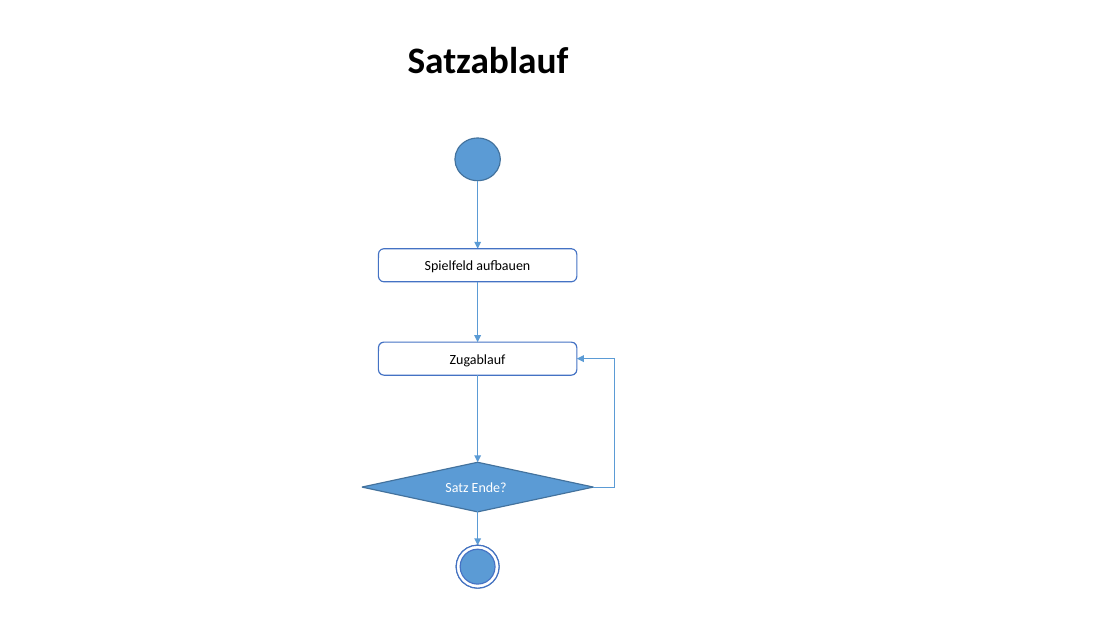
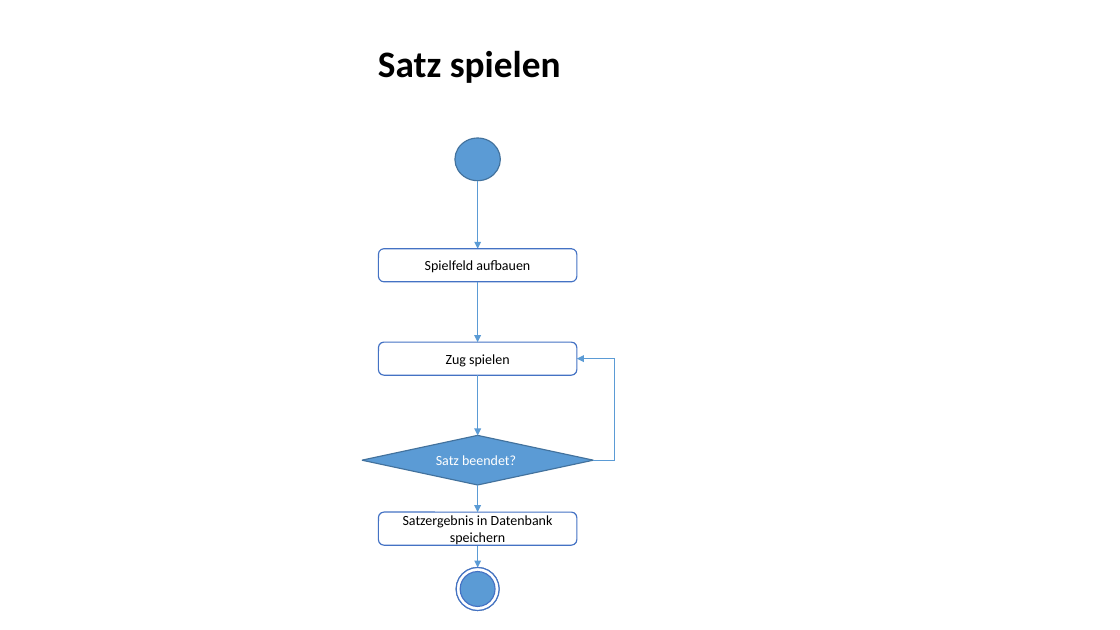
Before and after one commit to AlexanderKern/4Gewinnt, a slide deck: slide 3 of Assets/Aktivitaetsdiagramme.pptx. Drawn at 1120x630 pixels with LibreOffice and Linux fonts; fonts in the diff are those of the drawing. Boxes give left, top, right and bottom in pixels: in the first picture for what was removed or moved away, otherwise in the second. Text is boxed around its words. In the diff, an @@ line names an element or a change of style, - is before the commit and + after.

```diff
--- a/Assets/Aktivitaetsdiagramme.pptx
+++ b/Assets/Aktivitaetsdiagramme.pptx
@@ text at (378, 50, 561, 83): text changed @@
-Satzablauf
+Satz spielen
@@ text in rounded rectangle at (446, 354, 509, 367): text changed @@
-Zugablauf
+Zug spielen
@@ elbow arrow moved from (593, 487) - (577, 359) to (593, 460) - (577, 359) @@
@@ arrow moved from (478, 376) - (478, 462) to (478, 376) - (478, 435) @@
@@ diamond "Satz beendet?": place and size @@
-diamond "Satz beendet?" at (362, 462, 594, 512)
+diamond "Satz beendet?" at (362, 435, 594, 485)
@@ text in diamond at (436, 455, 516, 465): text changed @@
-Satz Ende?
+Satz beendet?
@@ arrow added from (478, 485) to (478, 513), #5B9BD5 0.5 pt @@
@@ rounded rectangle added at (379, 513, 577, 545), fill #FFFFFF, outline #4472C4 1 pt, 12 pt, text #000000 @@
+Satzergebnis in Datenbank speichern
@@ ellipse: place and size @@
-ellipse at (456, 545, 499, 588)
+ellipse at (456, 568, 499, 611)
@@ donut: place and size @@
-donut at (456, 545, 499, 588)
+donut at (456, 568, 499, 611)
@@ arrow moved from (478, 502) - (478, 545) to (478, 545) - (478, 568) @@
```
Also in this commit, not shown: 3 other slides changed, 3 other files.
